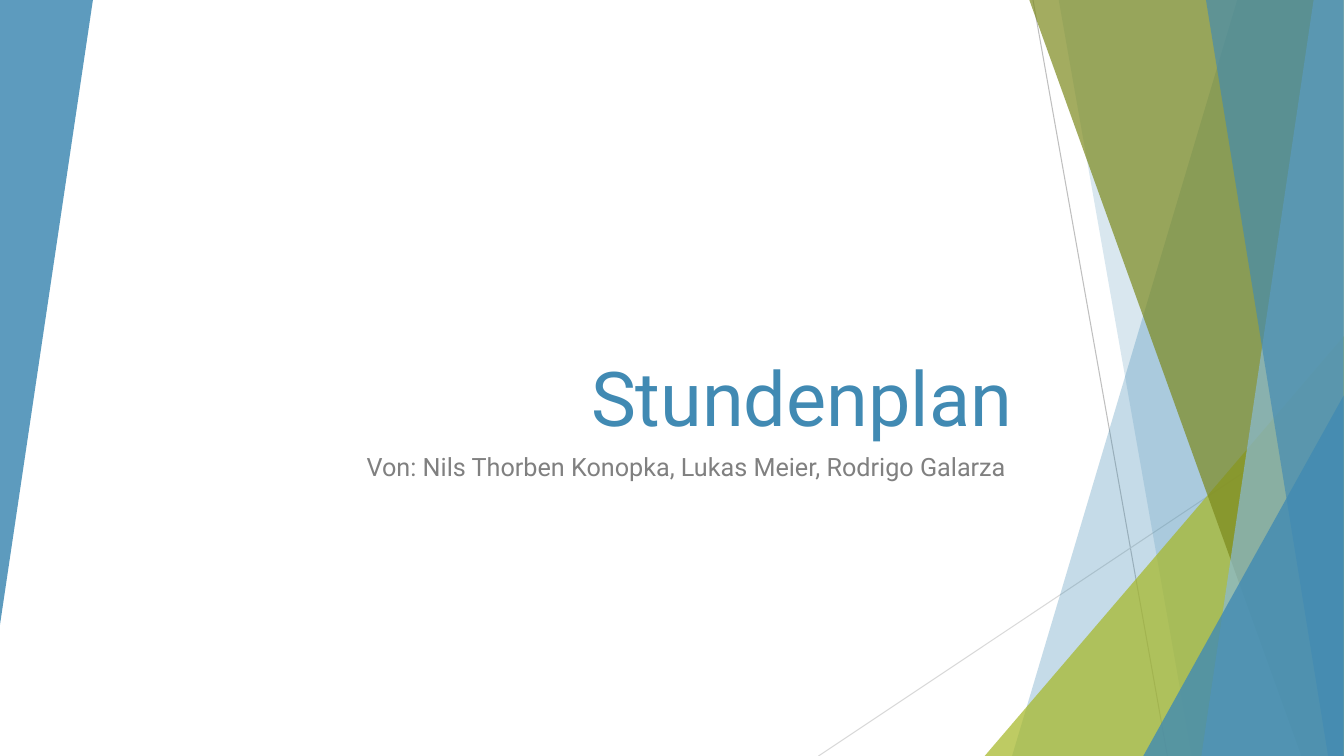
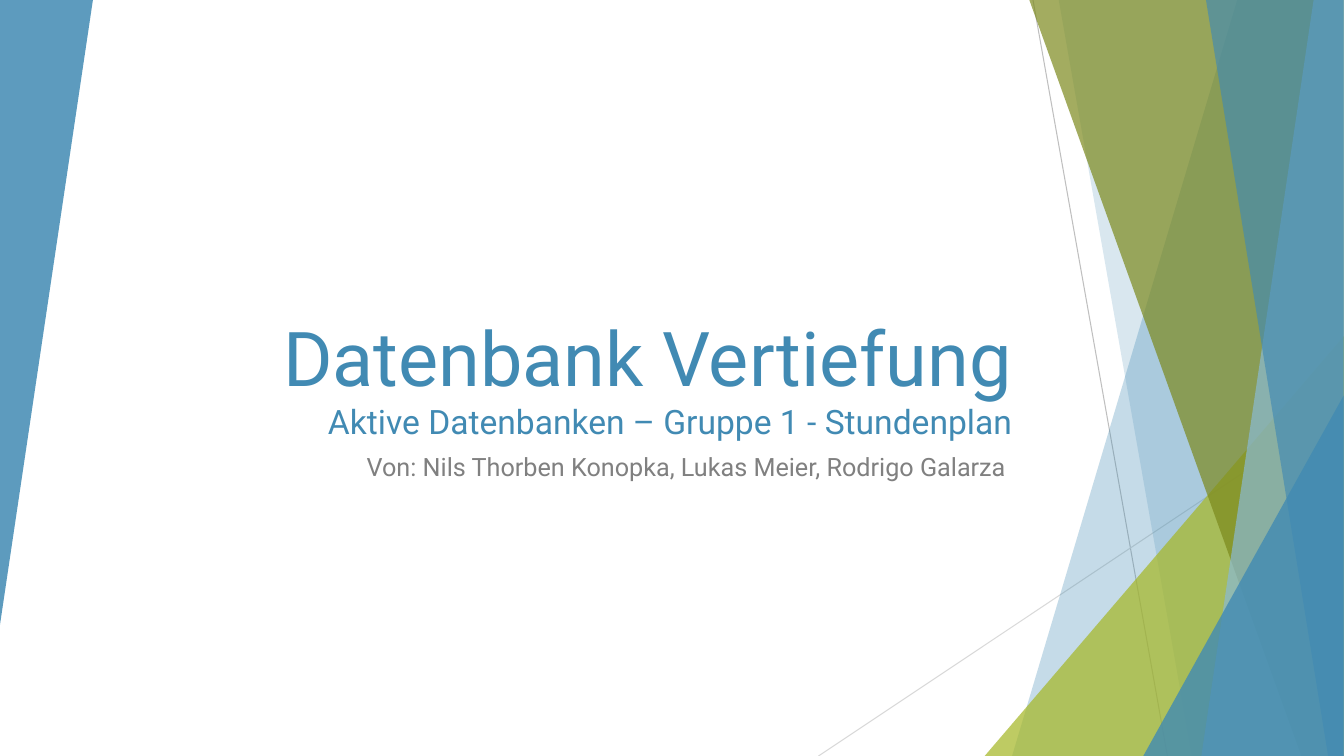
Before and after one commit to ThorbenKonopka/db_WS23_24, a slide deck: slide 1 of Präsentation/Präsentation.pptx. Drawn at 1344x756 pixels with LibreOffice and Linux fonts; fonts in the diff are those of the drawing. Boxes give left, top, right and bottom in pixels: in the first picture for what was removed or moved away, otherwise in the second. Text is boxed around its words. In the diff, an @@ line names an element or a change of style, - is before the commit and + after.

```diff
--- a/Präsentation/Präsentation.pptx
+++ b/Präsentation/Präsentation.pptx
@@ title at bbox=[283, 328, 1012, 441]: text changed; size 54 to 24 pt @@
-Stundenplan
+Datenbank Vertiefung
+Aktive Datenbanken – Gruppe 1 - Stundenplan
```
Also in this commit, not shown: 6 other slides changed, 21 slides added, 5 slides removed.
